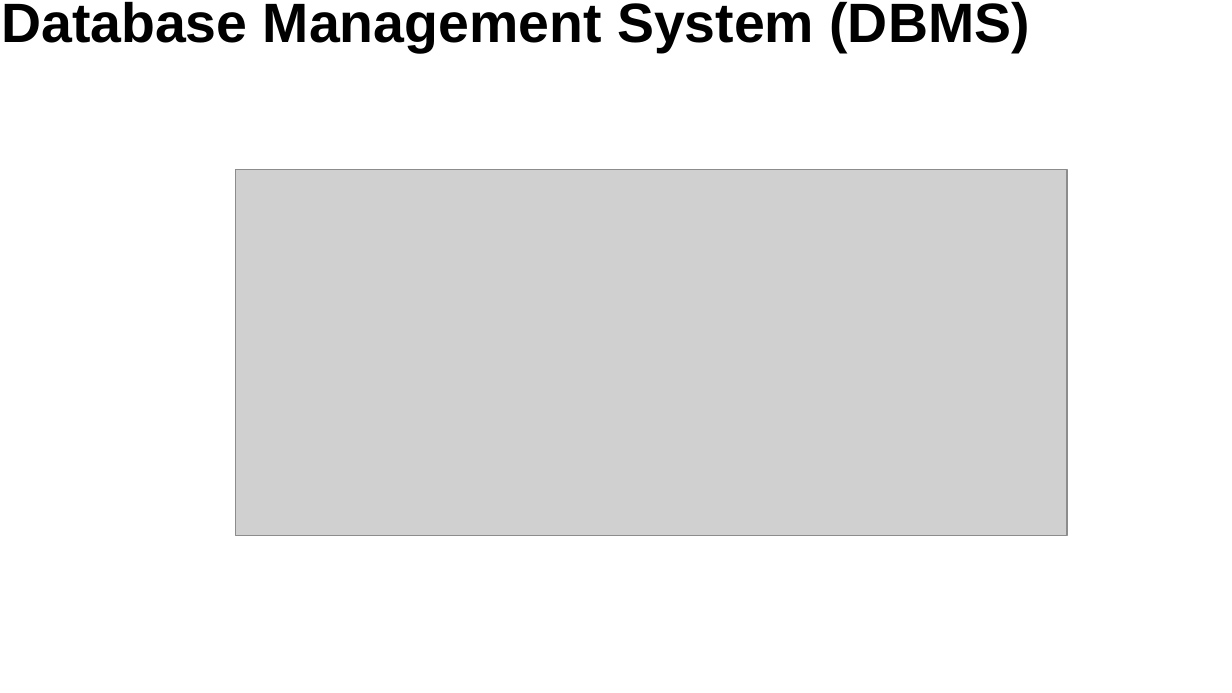
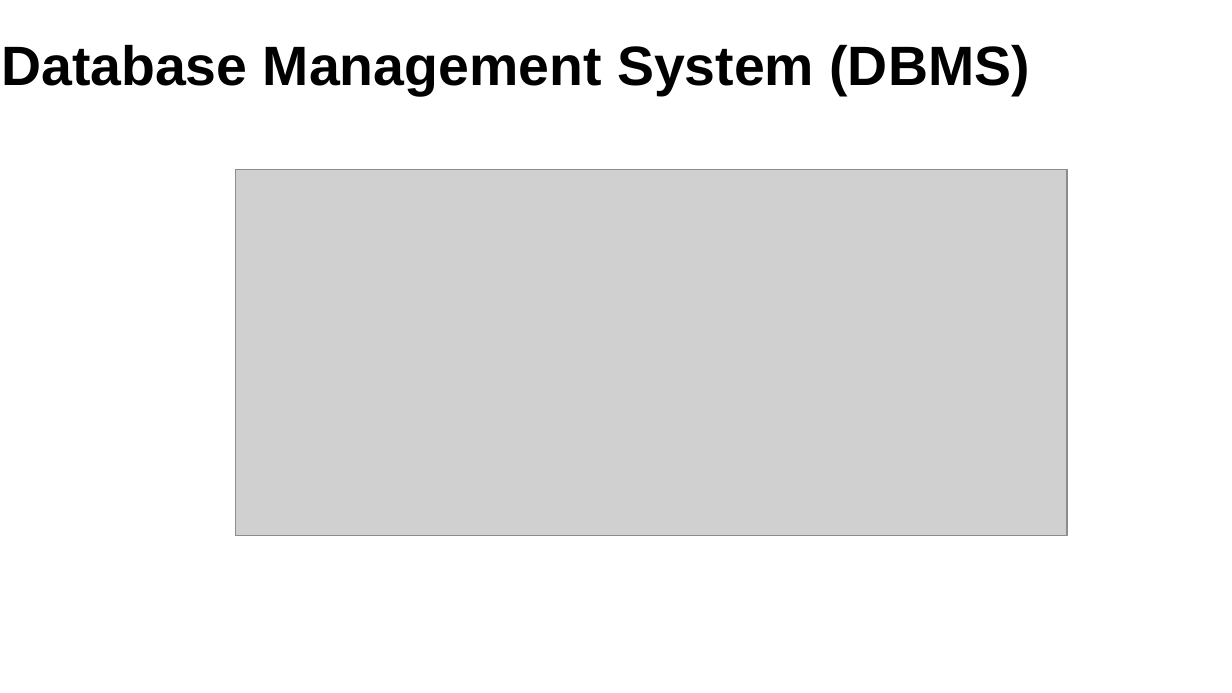
Before and after one commit to xiaoleibi/DMU26, a slide deck: slide 7 of DBPPT/DB Gang1Intro_mandag.pptx (slide 6 before the commit). Drawn at 1232x693 pixels with LibreOffice and Linux fonts; fonts in the diff are those of the drawing; grey boxes stand for pictures. Boxes give left, top, right and bottom in pixels: in the first picture for what was removed or moved away, otherwise in the second. Text is boxed around its words. In the diff, an @@ line names an element or a change of style, - is before the commit and + after.

```diff
--- a/DBPPT/DB Gang1Intro_mandag.pptx
+++ b/DBPPT/DB Gang1Intro_mandag.pptx
@@ title "Database Management System (DBMS)": place and size @@
-title "Database Management System (DBMS)" at (1, 1, 1030, 52)
+title "Database Management System (DBMS)" at (1, 44, 1030, 95)
```
Also in this commit, not shown: 13 other slides changed, 14 slides added, 4 slides removed.
